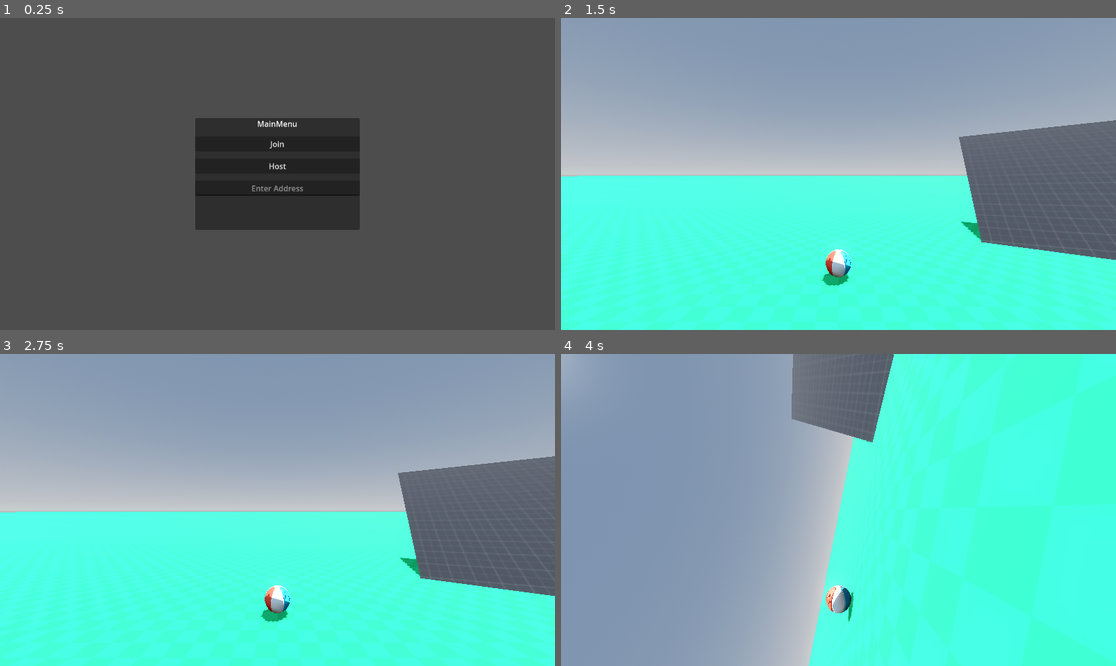
Above: before the commit, frames 1-4 (two rows, left to right).
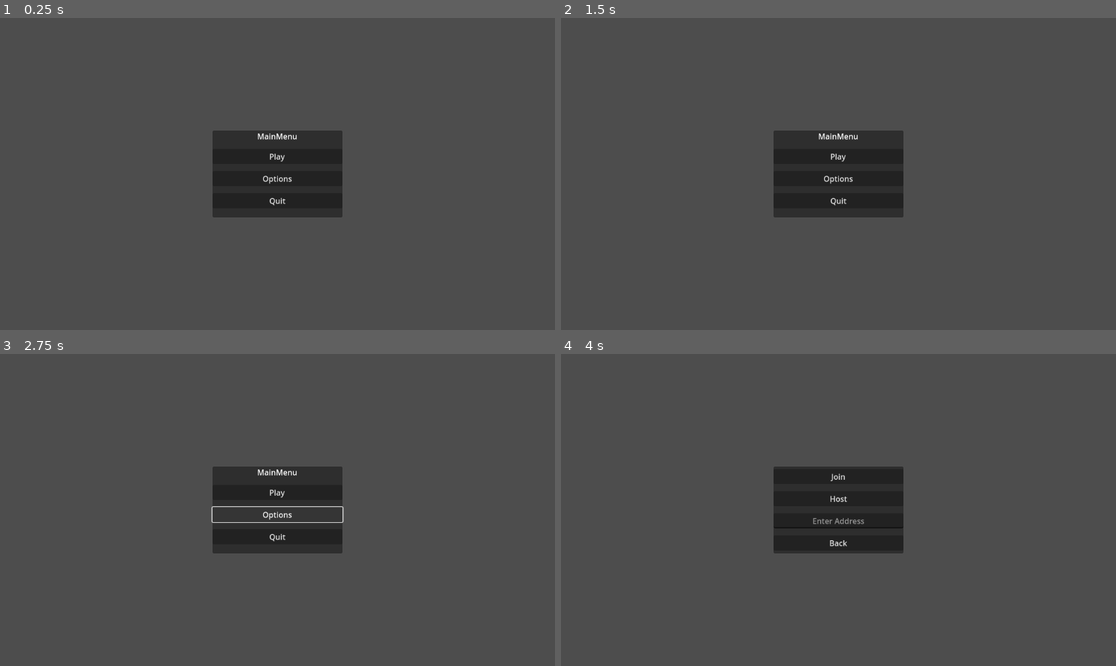
Above: after the commit, the same moments.

Repository: BenStoner/super-not-vr-ball
Game: Godot game, scene res://main.tscn
Two runs of this game, one before a commit and one after it. Both use one fixed random seed, a clock stepped at 60 frames per second and the inputs below. The project has no main scene, so this scene is started directly.
Inputs (mouse positions are in pixels of both pictures, inside the frame that each line leads up to):
- Up to frame 1 (0.25 s): no input
- Up to frame 2 (1.5 s): click (838, 142) at 0.5 s, where only the run before the commit has a clickable "Join"; click (838, 164) at 1.25 s, where only the run before the commit has a clickable "Host"
- Up to frame 3 (2.75 s): click (277, 513) at 2 s, where only the run after the commit has a clickable "Options"
- Up to frame 4 (4 s): click (838, 491) at 2.75 s, where only the run after the commit has a clickable "Play"; hold D (move_right) from 3.53 s (still down); tap Space (jump) at 3.77 s

The runs differ from the first frame. In frame 1, 4.4% of the frame differs, in the area x 35-65%, y 32-68%; in frame 2, 99%; in frame 3, 99%; in frame 4, 100%, in the area x 0-100%, y 0-100%.
Error before the commit: Assertion failed: UPNP Discover Failed! Error 24 (res://main.gd:75)

Commit message:
adjusted main menu and some other things

Diff:
--- a/Levels/Level.gd
+++ b/Levels/Level.gd
@@ -3,7 +3,7 @@
 
 signal level_finished
 
-var next_level: int = 2
+@export var next_level: int = 0
 
 @onready var finish := $Finish
 
--- a/Levels/Level1.tscn
+++ b/Levels/Level1.tscn
@@ -26,6 +26,7 @@
 data = PackedVector3Array(12.5, 0, 12.5, -12.5, 0, 12.5, 12.5, 0, -12.5, -12.5, 0, 12.5, -12.5, 0, -12.5, 12.5, 0, -12.5)
 
 [node name="Level" instance=ExtResource("1_uogo2")]
+next_level = 1
 
 [node name="Finish" parent="." index="0"]
 transform = Transform3D(1, 0, 0, 0, 1, 0, 0, 0, 1, 0, 0.584804, -2.01463)
--- a/Menus/MainMenu/main_menu.gd
+++ b/Menus/MainMenu/main_menu.gd
@@ -5,7 +5,14 @@
 
 var ener_peer = ENetMultiplayerPeer.new()
 
-@onready var address_entry := $MarginContainer/VBoxContainer/AddressEntry
+@onready var address_entry := $JoinHostMenu/VBoxContainer/AddressEntry
+
+
+func shake_address_entry():
+	var tween = create_tween()
+	tween.tween_property(address_entry, "position:x", -5, 0.1).set_ease(Tween.EASE_IN).set_trans(Tween.TRANS_CUBIC)
+	tween.tween_property(address_entry, "position:x", 5, 0.1).set_ease(Tween.EASE_IN).set_trans(Tween.TRANS_CUBIC)
+	tween.tween_property(address_entry, "position:x", 0, 0.1).set_ease(Tween.EASE_IN_OUT)
 
 
 func _on_host_button_pressed() -> void:
@@ -21,9 +28,27 @@
 		shake_address_entry()
 
 
-func shake_address_entry():
+func _on_back_button_pressed() -> void:
 	var tween = create_tween()
-	tween.tween_property(address_entry, "position:x", -5, 0.1).set_ease(Tween.EASE_IN).set_trans(Tween.TRANS_CUBIC)
-	tween.tween_property(address_entry, "position:x", 5, 0.1).set_ease(Tween.EASE_IN).set_trans(Tween.TRANS_CUBIC)
-	tween.finished
-	tween.tween_property(address_entry, "position:x", 0, 0.1).set_ease(Tween.EASE_IN_OUT)
+	tween.tween_property($JoinHostMenu, "modulate", Color.TRANSPARENT, 0.5).set_ease(Tween.EASE_IN).set_trans(Tween.TRANS_QUART)
+	move_child($JoinHostMenu, $Main.get_index())
+	tween.tween_property($Main, "modulate", Color.WHITE, 0.5).set_ease(Tween.EASE_IN).set_trans(Tween.TRANS_QUART)
+
+
+
+func _on_play_button_pressed() -> void:
+	var tween = create_tween()
+	tween.tween_property($Main, "modulate", Color.TRANSPARENT, 0.5).set_ease(Tween.EASE_IN).set_trans(Tween.TRANS_QUART)
+	move_child($Main, $JoinHostMenu.get_index())
+	tween.tween_property($JoinHostMenu, "modulate", Color.WHITE, 0.5).set_ease(Tween.EASE_IN).set_trans(Tween.TRANS_QUART)
+
+
+func _on_options_button_pressed() -> void:
+	pass # Replace with function body.
+
+
+func _on_quit_button_pressed() -> void:
+	var tween = create_tween()
+	tween.tween_property($ColorRect, "color", Color.BLACK, 1)
+	await tween.finished
+	get_tree().quit()
--- a/Menus/MainMenu/main_menu.tscn
+++ b/Menus/MainMenu/main_menu.tscn
@@ -11,17 +11,28 @@
 grow_vertical = 2
 script = ExtResource("1_17p7m")
 
-[node name="MarginContainer" type="MarginContainer" parent="."]
+[node name="ColorRect" type="ColorRect" parent="."]
+z_index = 1
+layout_mode = 1
+anchors_preset = 15
+anchor_right = 1.0
+anchor_bottom = 1.0
+grow_horizontal = 2
+grow_vertical = 2
+color = Color(0, 0, 0, 0)
+
+[node name="JoinHostMenu" type="MarginContainer" parent="."]
+modulate = Color(1, 1, 1, 0)
 layout_mode = 1
 anchors_preset = 8
 anchor_left = 0.5
 anchor_top = 0.5
 anchor_right = 0.5
 anchor_bottom = 0.5
-offset_left = -186.0
-offset_top = -131.0
-offset_right = 186.0
-offset_bottom = 131.0
+offset_left = -150.0
+offset_top = -105.0
+offset_right = 150.0
+offset_bottom = 105.0
 grow_horizontal = 2
 grow_vertical = 2
 theme_override_constants/margin_left = 15
@@ -29,30 +40,77 @@
 theme_override_constants/margin_right = 15
 theme_override_constants/margin_bottom = 15
 
-[node name="Panel" type="Panel" parent="MarginContainer"]
+[node name="Panel" type="Panel" parent="JoinHostMenu"]
 layout_mode = 2
 
-[node name="VBoxContainer" type="VBoxContainer" parent="MarginContainer"]
+[node name="VBoxContainer" type="VBoxContainer" parent="JoinHostMenu"]
+layout_mode = 2
+theme_override_constants/separation = 15
+alignment = 1
+
+[node name="JoinButton" type="Button" parent="JoinHostMenu/VBoxContainer"]
+layout_mode = 2
+text = "Join"
+
+[node name="HostButton" type="Button" parent="JoinHostMenu/VBoxContainer"]
+layout_mode = 2
+text = "Host"
+
+[node name="AddressEntry" type="LineEdit" parent="JoinHostMenu/VBoxContainer"]
+layout_mode = 2
+placeholder_text = "Enter Address"
+alignment = 1
+
+[node name="BackButton" type="Button" parent="JoinHostMenu/VBoxContainer"]
+layout_mode = 2
+text = "Back"
+
+[node name="Main" type="MarginContainer" parent="."]
+layout_mode = 1
+anchors_preset = 8
+anchor_left = 0.5
+anchor_top = 0.5
+anchor_right = 0.5
+anchor_bottom = 0.5
+offset_left = -150.0
+offset_top = -105.0
+offset_right = 150.0
+offset_bottom = 105.0
+grow_horizontal = 2
+grow_vertical = 2
+mouse_filter = 2
+theme_override_constants/margin_left = 15
+theme_override_constants/margin_top = 15
+theme_override_constants/margin_right = 15
+theme_override_constants/margin_bottom = 15
+
+[node name="Panel" type="Panel" parent="Main"]
+layout_mode = 2
+
+[node name="VBoxContainer" type="VBoxContainer" parent="Main"]
 layout_mode = 2
 theme_override_constants/separation = 15
 
-[node name="Label" type="Label" parent="MarginContainer/VBoxContainer"]
+[node name="Label" type="Label" parent="Main/VBoxContainer"]
 layout_mode = 2
 text = "MainMenu"
 horizontal_alignment = 1
 
-[node name="JoinButton" type="Button" parent="MarginContainer/VBoxContainer"]
+[node name="PlayButton" type="Button" parent="Main/VBoxContainer"]
 layout_mode = 2
-text = "Join"
+text = "Play"
 
-[node name="HostButton" type="Button" parent="MarginContainer/VBoxContainer"]
+[node name="OptionsButton" type="Button" parent="Main/VBoxContainer"]
 layout_mode = 2
-text = "Host"
+text = "Options"
 
-[node name="AddressEntry" type="LineEdit" parent="MarginContainer/VBoxContainer"]
+[node name="QuitButton" type="Button" parent="Main/VBoxContainer"]
 layout_mode = 2
-placeholder_text = "Enter Address"
-alignment = 1
+text = "Quit"
 
-[connection signal="pressed" from="MarginContainer/VBoxContainer/JoinButton" to="." method="_on_join_button_pressed"]
-[connection signal="pressed" from="MarginContainer/VBoxContainer/HostButton" to="." method="_on_host_button_pressed"]
+[connection signal="pressed" from="JoinHostMenu/VBoxContainer/JoinButton" to="." method="_on_join_button_pressed"]
+[connection signal="pressed" from="JoinHostMenu/VBoxContainer/HostButton" to="." method="_on_host_button_pressed"]
+[connection signal="pressed" from="JoinHostMenu/VBoxContainer/BackButton" to="." method="_on_back_button_pressed"]
+[connection signal="pressed" from="Main/VBoxContainer/PlayButton" to="." method="_on_play_button_pressed"]
+[connection signal="pressed" from="Main/VBoxContainer/OptionsButton" to="." method="_on_options_button_pressed"]
+[connection signal="pressed" from="Main/VBoxContainer/QuitButton" to="." method="_on_quit_button_pressed"]
--- a/Player/player.gd
+++ b/Player/player.gd
@@ -1,3 +1,4 @@
+class_name Player
 extends RigidBody3D
 
 @export var speed: float = 10
--- a/main.gd
+++ b/main.gd
@@ -6,18 +6,20 @@
 const PLAYER = preload("res://Player/player.tscn")
 const PORT = 9999
 
+@export var start_level: PackedScene = null
 @export var levels: Array[PackedScene] = []
 
+var current_level
+
 var enet_peer = ENetMultiplayerPeer.new()
-
-var current_level
 
 
 func _ready() -> void:
 	player_host.connect(_on_player_host)
 	player_join.connect(_on_player_join.bind())
 
-	change_level(0, false)
+	var start_level_instance = start_level.instantiate()
+	add_child(start_level_instance)
 
 
 @rpc("call_local")
@@ -29,12 +31,16 @@
 	current_level = level_instance
 	add_child(level_instance)
 
-	if current_level is Level:
-		current_level.level_finished.connect(_current_level_finished)
+	current_level.level_finished.connect(_current_level_finished)
+
+	for i in get_children():
+		if i is Player:
+			i.global_position.y += 5
 
 
+# Multiplayer
 func _on_player_host():
-	change_level(1, true)
+	change_level(0, false)
 
 	enet_peer.create_server(PORT, 4)
 	multiplayer.multiplayer_peer = enet_peer
@@ -47,7 +53,7 @@
 
 
 func _on_player_join(address):
-	change_level(1, true)
+	change_level(0, false)
 
 	enet_peer.create_client(address, PORT)
 	multiplayer.multiplayer_peer = enet_peer
--- a/main.tscn
+++ b/main.tscn
@@ -2,8 +2,8 @@
 
 [ext_resource type="Script" path="res://main.gd" id="1_goyri"]
 [ext_resource type="PackedScene" uid="uid://cpqna0u66nktt" path="res://Menus/MainMenu/main_menu.tscn" id="2_ml0ej"]
-[ext_resource type="PackedScene" uid="uid://bcik54q8nnwli" path="res://Levels/level1.tscn" id="3_qv7ph"]
-[ext_resource type="PackedScene" uid="uid://b81ieihyae8c1" path="res://Levels/level2.tscn" id="4_52d82"]
+[ext_resource type="PackedScene" uid="uid://bcik54q8nnwli" path="res://Levels/Level1.tscn" id="3_qv7ph"]
+[ext_resource type="PackedScene" uid="uid://b81ieihyae8c1" path="res://Levels/Level2.tscn" id="4_52d82"]
 
 [sub_resource type="ProceduralSkyMaterial" id="ProceduralSkyMaterial_2aubj"]
 sky_horizon_color = Color(0.64625, 0.65575, 0.67075, 1)
@@ -20,7 +20,8 @@
 
 [node name="Main" type="Node3D"]
 script = ExtResource("1_goyri")
-levels = Array[PackedScene]([ExtResource("2_ml0ej"), ExtResource("3_qv7ph"), ExtResource("4_52d82")])
+start_level = ExtResource("2_ml0ej")
+levels = Array[PackedScene]([ExtResource("3_qv7ph"), ExtResource("4_52d82")])
 
 [node name="WorldEnvironment" type="WorldEnvironment" parent="."]
 environment = SubResource("Environment_c1yie")
